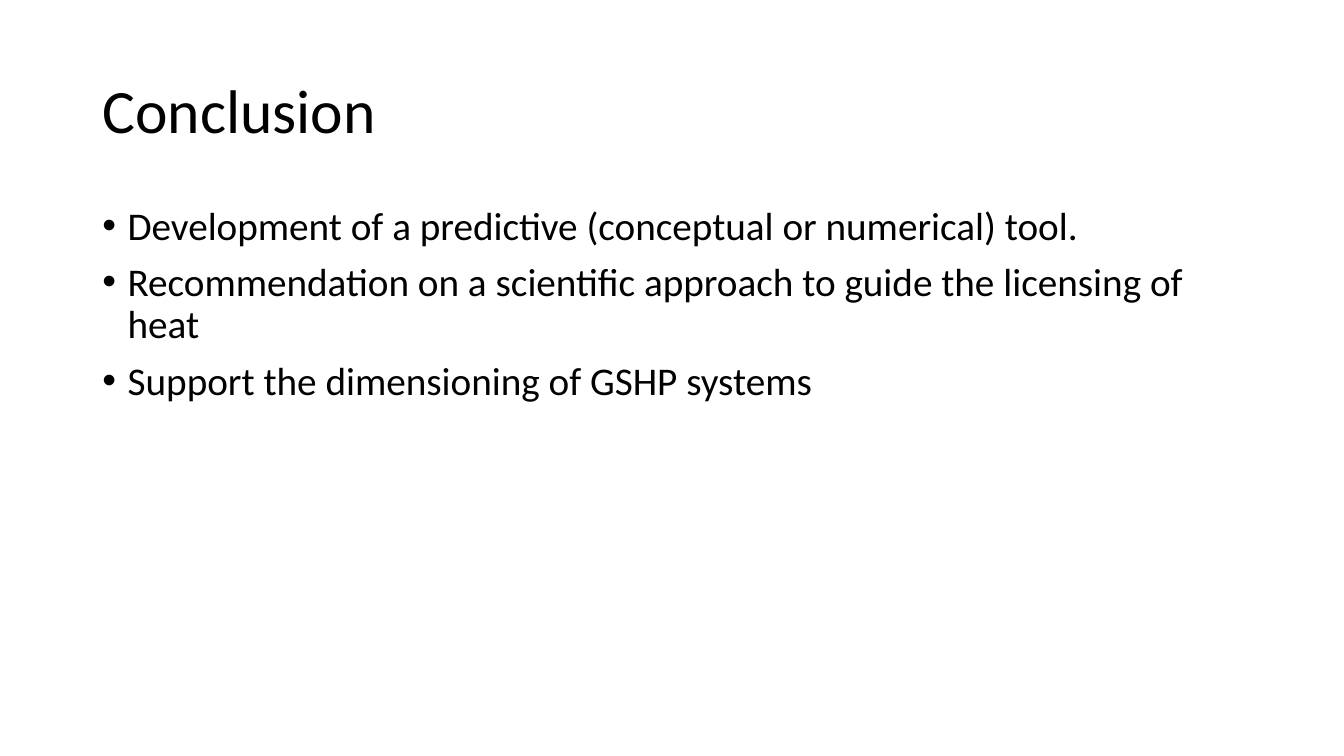
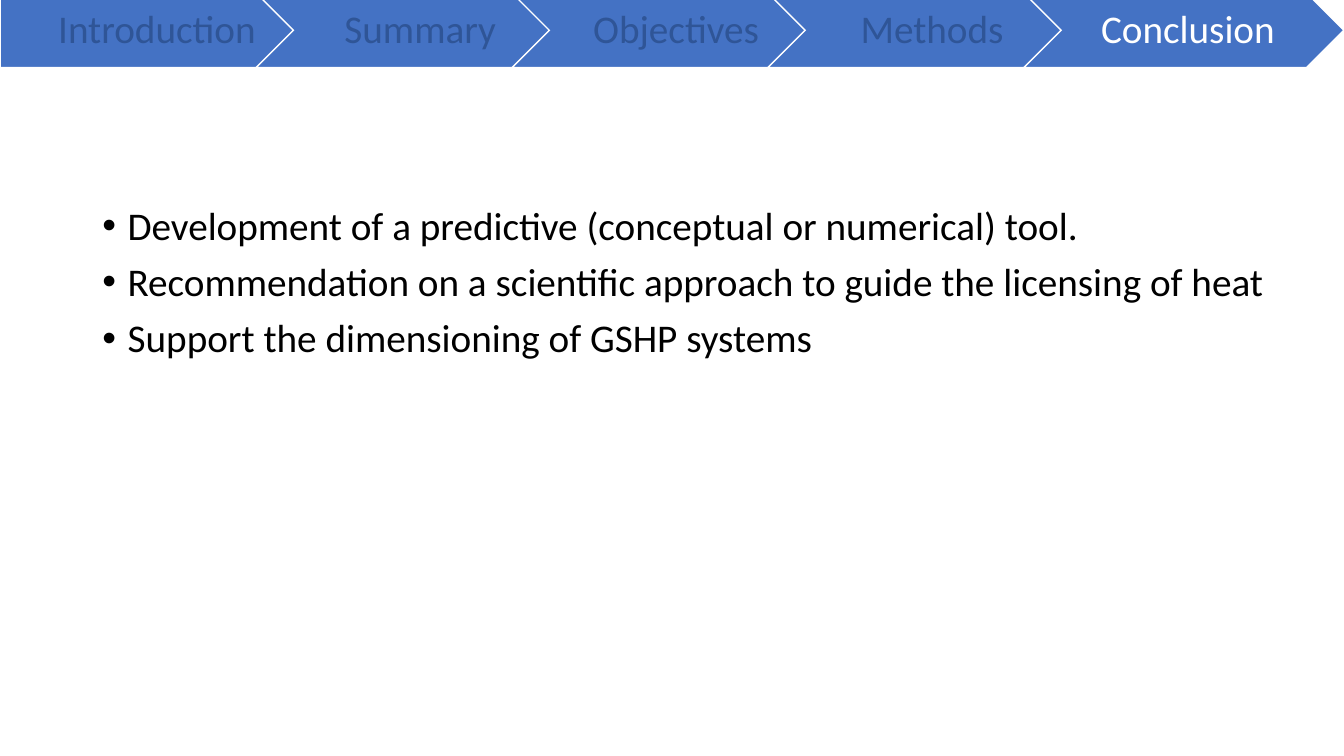
Before and after one commit to mylenre/Data_phD, a slide deck: slide 18 of Conference/GradSchool2020.pptx (slide 15 before the commit). Drawn at 1344x756 pixels with LibreOffice and Linux fonts; fonts in the diff are those of the drawing. Boxes give left, top, right and bottom in pixels: in the first picture for what was removed or moved away, otherwise in the second. Text is boxed around its words. In the diff, an @@ line names an element or a change of style, - is before the commit and + after.

```diff
--- a/Conference/GradSchool2020.pptx
+++ b/Conference/GradSchool2020.pptx
@@ group added at (x1=0, y1=0, x2=1344, y2=68): 4 chevrons, 1 pentagon arrow @@
@@ text "Conclusion" moved from (x1=102, y1=90, x2=375, y2=134) to (x1=1101, y1=15, x2=1275, y2=44) @@
@@ text "Conclusion" at (x1=1101, y1=15, x2=1275, y2=44): size 44 to 28 pt, text colour #000000 to #FFFFFF; alignment left to centre; more space between paragraphs @@
@@ text "Development of a predictive (conceptual ..." rewrapped from (x1=128, y1=211, x2=1183, y2=402) to (x1=128, y1=211, x2=1263, y2=359) @@
```
Also in this commit, not shown: 6 other slides changed, 10 slides added, 7 slides removed, 6 other files.
